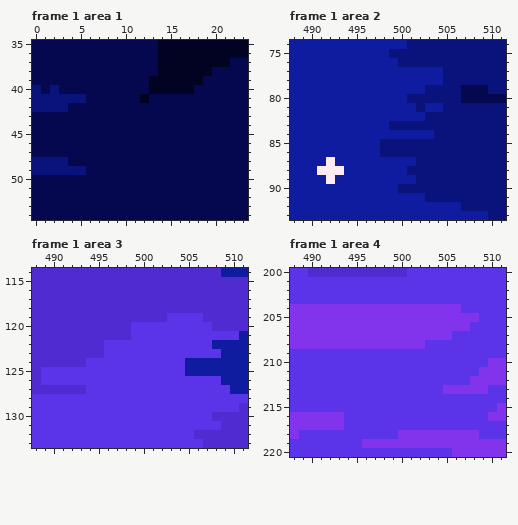
File history of a pixel-art file, gimal Images/aseprite 파일/Other/TitleBackground_row.aseprite. The picture above was drawn from the file before the commit.
512x384 pixels, 2 frames. Colours within 5 levels of each other are drawn and written as one. Shown: frame 1 area 1: x 0..23, y 35..54; frame 1 area 2: x 488..511, y 74..93; frame 1 area 3: x 488..511, y 114..133; frame 1 area 4: x 488..511, y 200..220. The commit also changed other frames or places, which this record leaves out.
New version:
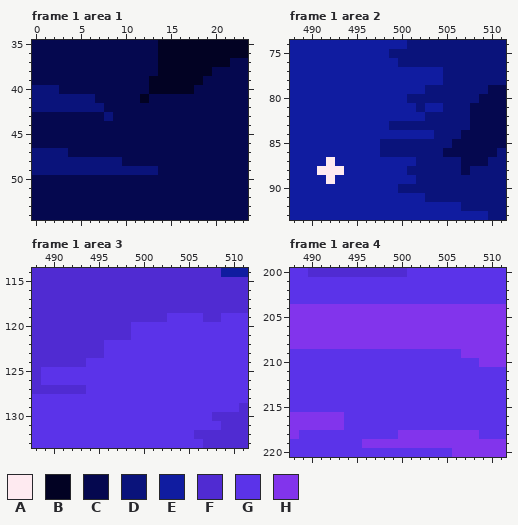
Palette (. is transparent): A #feeaf0  B #020223  C #05084f  D #0a137b  E #101ca0  F #502bd2  G #5b33e9  H #8234ec
The exact change:
{"where": "frame 1 area 1, layer \"Layer 1\""}
{"frame":1,"y":40,"x":1,"old":"C","new":"D"}
{"frame":1,"y":41,"x":6,"old":"C","new":"D"}
{"frame":1,"y":42,"x":4,"old":"CCCC","new":"DDDD"}
{"frame":1,"y":43,"x":8,"old":"C","new":"D"}
{"frame":1,"y":47,"x":0,"old":"CCCC","new":"DDDD"}
{"frame":1,"y":48,"x":4,"old":"CCCCCC","new":"DDDDDD"}
{"frame":1,"y":49,"x":6,"old":"CCCCCCCC","new":"DDDDDDDD"}
{"where": "frame 1 area 2, layer \"Layer 1\""}
{"frame":1,"y":79,"x":507,"old":"CCCDD","new":"DDDCC"}
{"frame":1,"y":80,"x":507,"old":"CC","new":"DD"}
{"frame":1,"y":81,"x":508,"old":"DDDD","new":"CCCC"}
{"frame":1,"y":82,"x":508,"old":"DDDD","new":"CCCC"}
{"frame":1,"y":83,"x":508,"old":"DDDD","new":"CCCC"}
{"frame":1,"y":84,"x":507,"old":"DDDDD","new":"CCCCC"}
{"frame":1,"y":85,"x":506,"old":"DDDDDD","new":"CCCCCC"}
{"frame":1,"y":86,"x":505,"old":"DDDDDD","new":"CCCCCC"}
{"frame":1,"y":87,"x":507,"old":"DDD","new":"CCC"}
{"frame":1,"y":88,"x":507,"old":"D","new":"C"}
{"where": "frame 1 area 3, layer \"Layer 1\""}
{"frame":1,"y":119,"x":509,"old":"FFF","new":"GGG"}
{"frame":1,"y":120,"x":508,"old":"FFFF","new":"GGGG"}
{"frame":1,"y":121,"x":511,"old":"E","new":"G"}
{"frame":1,"y":122,"x":508,"old":"EEEE","new":"GGGG"}
{"frame":1,"y":123,"x":509,"old":"EEE","new":"GGG"}
{"frame":1,"y":124,"x":505,"old":"EEEEEEE","new":"GGGGGGG"}
{"frame":1,"y":125,"x":505,"old":"EEEEEEE","new":"GGGGGGG"}
{"frame":1,"y":126,"x":509,"old":"EEE","new":"GGG"}
{"frame":1,"y":127,"x":510,"old":"EE","new":"GG"}
{"where": "frame 1 area 4, layer \"Layer 1\""}
{"frame":1,"y":204,"x":507,"old":"GGGGG","new":"HHHHH"}
{"frame":1,"y":205,"x":509,"old":"GGG","new":"HHH"}
{"frame":1,"y":206,"x":508,"old":"GGGG","new":"HHHH"}
{"frame":1,"y":207,"x":506,"old":"GGGGGG","new":"HHHHHH"}
{"frame":1,"y":208,"x":503,"old":"GGGGGGGGG","new":"HHHHHHHHH"}
{"frame":1,"y":209,"x":507,"old":"GGGGG","new":"HHHHH"}
{"frame":1,"y":210,"x":509,"old":"G","new":"H"}
{"frame":1,"y":211,"x":509,"old":"HHH","new":"GGG"}
{"frame":1,"y":212,"x":508,"old":"HHHH","new":"GGGG"}
{"frame":1,"y":213,"x":505,"old":"HHHHH","new":"GGGGG"}
{"frame":1,"y":215,"x":511,"old":"H","new":"G"}
{"frame":1,"y":216,"x":510,"old":"HH","new":"GG"}
{"label":"changed","picture_box":[41,85,113,121]}
{"label":"changed","picture_box":[32,148,158,175]}
{"label":"changed","picture_box":[443,85,506,175]}
{"label":"changed","picture_box":[185,313,248,394]}
{"label":"changed","picture_box":[425,304,506,421]}
